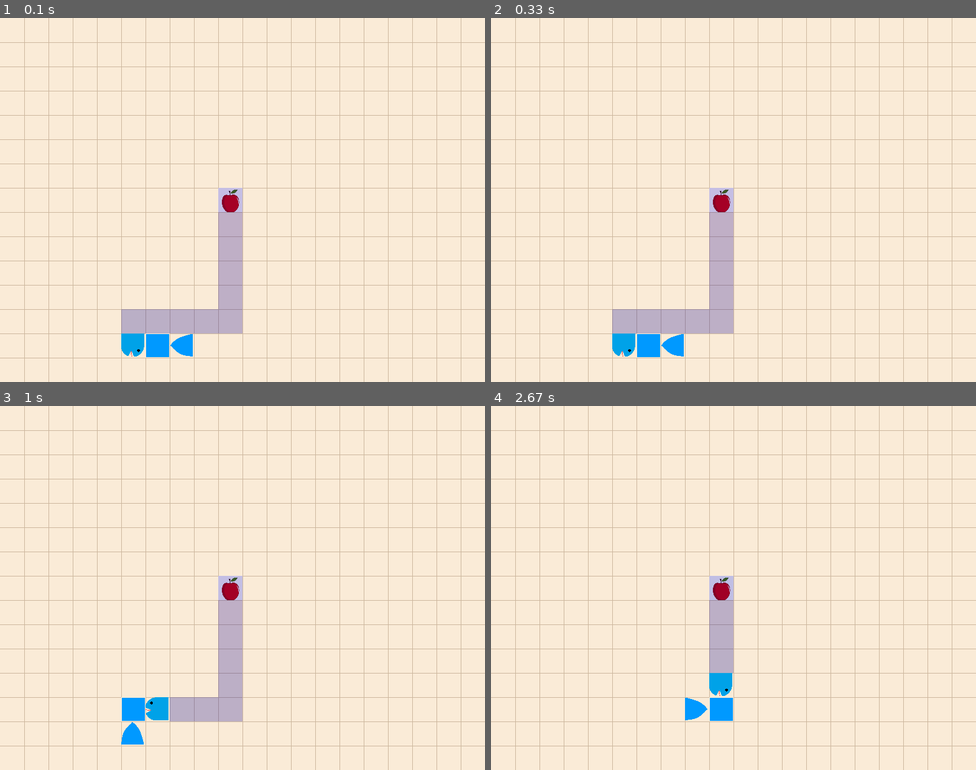
Above: before the commit, frames 1-4 (two rows, left to right).
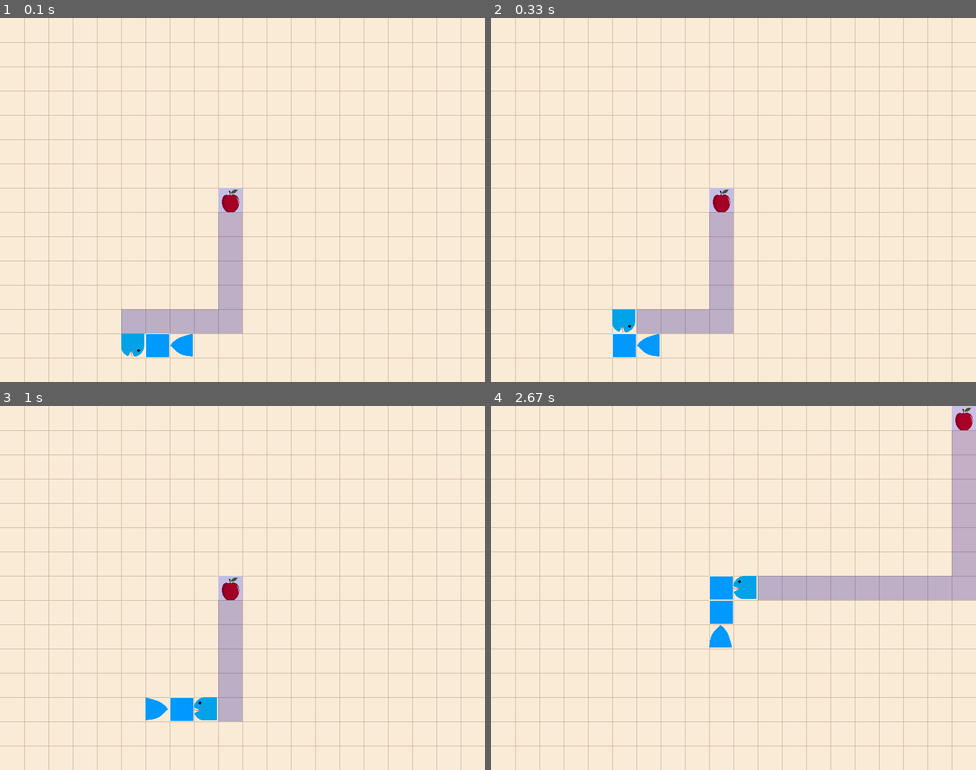
Above: after the commit, the same moments.

Repository: Mohadeseh-Mohseni/slippery_snake
Game: pygame game, started from pygame02.py
The game is run twice, just before and just after one commit, with the same random seed, the same clock (stepped at 60 frames per second) and the same inputs.
Inputs:
- Up to frame 1 (0.1 s): no input
- Up to frame 2 (0.33 s): no input
- Up to frame 3 (1 s): tap Enter at 0.33 s; hold Right from 0.67 s (still down)
- Up to frame 4 (2.67 s): release Right at 1.13 s; hold Up 1.17-1.47 s; hold Right 1.5-1.97 s; hold Left 2-2.53 s; hold Right from 2.57 s (still down)

Frame 1 is identical in both runs. In frame 2, 0.7% of the frame differs, in the area x 25-40%, y 80-94%; in frame 3, 1.3%; in frame 4, 7.7%, in the area x 40-100%, y 0-87%.

Commit message:
main page added
primary main page has been added and the score has been recorded, user input can also be taken but it's not perfect

Diff:
--- a/pygame02.py
+++ b/pygame02.py
@@ -145,8 +145,8 @@
 
     def add_block(self):
         self.new_block = True
+
 class MAIN:
-
 
     def __init__(self):
         self.snake = Snake()
@@ -162,7 +162,9 @@
         self.fruit.draw_fruit()
 
     def collision_head(self):
+        global score
         if self.fruit.pos == self.snake.body[0]:
+            score+=1
             while True:
                 possible_pose = (random.randint(0, 19) * 40, random.randint(0, 14) * 40)
                 if possible_pose not in self.snake.body:
@@ -170,6 +172,7 @@
             self.fruit.pos=possible_pose
             self.snake.add_block()
 
+
     def check_game_over(self):
         if self.snake.body[0].x <= -40 or self.snake.body[0].x >= 800 or self.snake.body[0].y <= -40 or self.snake.body[0].y >= 600:
             self.game_over()
@@ -178,8 +181,8 @@
                 self.game_over()
 
     def game_over(self):
-        pygame.quit()
-        sys.exit()
+        global game_active
+        game_active= False
 
 
 main_game = MAIN()
@@ -191,10 +194,37 @@
         pygame.draw.aaline(screen,'bisque3',(i,0),(i,600))
     for j in range(40,600,40):
         pygame.draw.aaline(screen,'bisque3',(0,j),(800,j))
+
+
 pygame.display.set_caption('EX 01')
 clock = pygame.time.Clock()
 screen_input = pygame.USEREVENT
-pygame.time.set_timer(screen_input, 400)
+pygame.time.set_timer(screen_input, 200)
+game_active= True
+score= 0
+
+def game_over_page():
+    font= pygame.font.SysFont('arial', 40)
+
+    # drawing the restart button
+    restart_text= font.render('Restart', False, 'Black')
+    restart_rect= restart_text.get_rect(midtop=(400, 100))
+    pygame.draw.rect(screen, 'darkkhaki', restart_rect)
+    screen.blit(restart_text, restart_rect)
+
+    #drawing the exit button
+    exit_text= font.render('Exit', False, 'Black')
+    exit_rect= exit_text.get_rect(midtop=(400, 400))
+    pygame.draw.rect(screen, 'darkkhaki', exit_rect)
+    screen.blit(exit_text, exit_rect)
+
+    #drwaing the score rect
+    score_text= font.render(f'Score= {score}', False, 'Black')
+    score_rect= score_text.get_rect(midtop=(400, 250))
+    pygame.draw.rect(screen, 'darkkhaki', score_rect)
+    screen.blit(score_text, score_rect)
+
+    return restart_rect, exit_rect
 
 while True:
     # exit code
@@ -202,30 +232,47 @@
         if event.type == pygame.QUIT:
             pygame.quit()
             exit()
+
+        if not game_active:
+            #restarting the game
+            if event.type == pygame.MOUSEBUTTONDOWN and restart_rect.collidepoint(pygame.mouse.get_pos()):
+                game_active = True
+                main_game.snake.body = [pygame.math.Vector2(5, 13) * 40, pygame.math.Vector2(6, 13) * 40, pygame.math.Vector2(7, 13) * 40]
+                main_game.snake.direction = pygame.math.Vector2(-40, 0)
+
+            #exiting the game
+            if event.type == pygame.MOUSEBUTTONDOWN and exit_rect.collidepoint(pygame.mouse.get_pos()):
+                pygame.quit()
+                exit()
+
         # moving snake by taking the user input
-        if event.type == screen_input:
-            main_game.update()
-        if event.type == pygame.KEYDOWN:
-            if event.key == pygame.K_UP and main_game.snake.direction != (0, 40):
-                main_game.snake.direction = (0, -40)
-            if event.key == pygame.K_DOWN and main_game.snake.direction != (0, -40):
-                main_game.snake.direction = (0, 40)
-            if event.key == pygame.K_RIGHT and main_game.snake.direction != (-40, 0):
-                main_game.snake.direction = (40, 0)
-            if event.key == pygame.K_LEFT and main_game.snake.direction != (40, 0):
-                main_game.snake.direction = (-40, 0)
-    screen.fill("antiquewhite")
-
-    grid()
-    main_game.draw_elements()
-    if main_game.snake.body:
-        body=[tuple(i) for i in main_game.snake.body]
-        sh_path=shortest_path(body[0],body,tuple(main_game.fruit.pos))
-        show_path(sh_path)
-    if sh_path:
-        tile=sh_path[0]
-        head_x, head_y= body[0][0], body[0][1]
-        main_game.snake.direction= (tile[0]-head_x, tile[1]- head_y)
+        if game_active:
+            if event.type == screen_input:
+                main_game.update()
+            if event.type == pygame.KEYDOWN:
+                if event.key == pygame.K_UP and main_game.snake.direction != (0, 40):
+                    main_game.snake.direction = (0, -40)
+                if event.key == pygame.K_DOWN and main_game.snake.direction != (0, -40):
+                    main_game.snake.direction = (0, 40)
+                if event.key == pygame.K_RIGHT and main_game.snake.direction != (-40, 0):
+                    main_game.snake.direction = (40, 0)
+                if event.key == pygame.K_LEFT and main_game.snake.direction != (40, 0):
+                    main_game.snake.direction = (-40, 0)
+
+            screen.fill("antiquewhite")
+            grid()
+            main_game.draw_elements()
+            if main_game.snake.body:
+                body=[tuple(i) for i in main_game.snake.body]
+                sh_path=shortest_path(body[0],body,tuple(main_game.fruit.pos))
+                show_path(sh_path)
+            if sh_path and event.type!= pygame.KEYDOWN:
+                tile=sh_path[0]
+                head_x, head_y= body[0][0], body[0][1]
+                main_game.snake.direction= (tile[0]-head_x, tile[1]- head_y)
+        else:
+            screen.fill('cadetblue2')
+            restart_rect, exit_rect= game_over_page()
 
     clock.tick(60)
     pygame.display.update()
